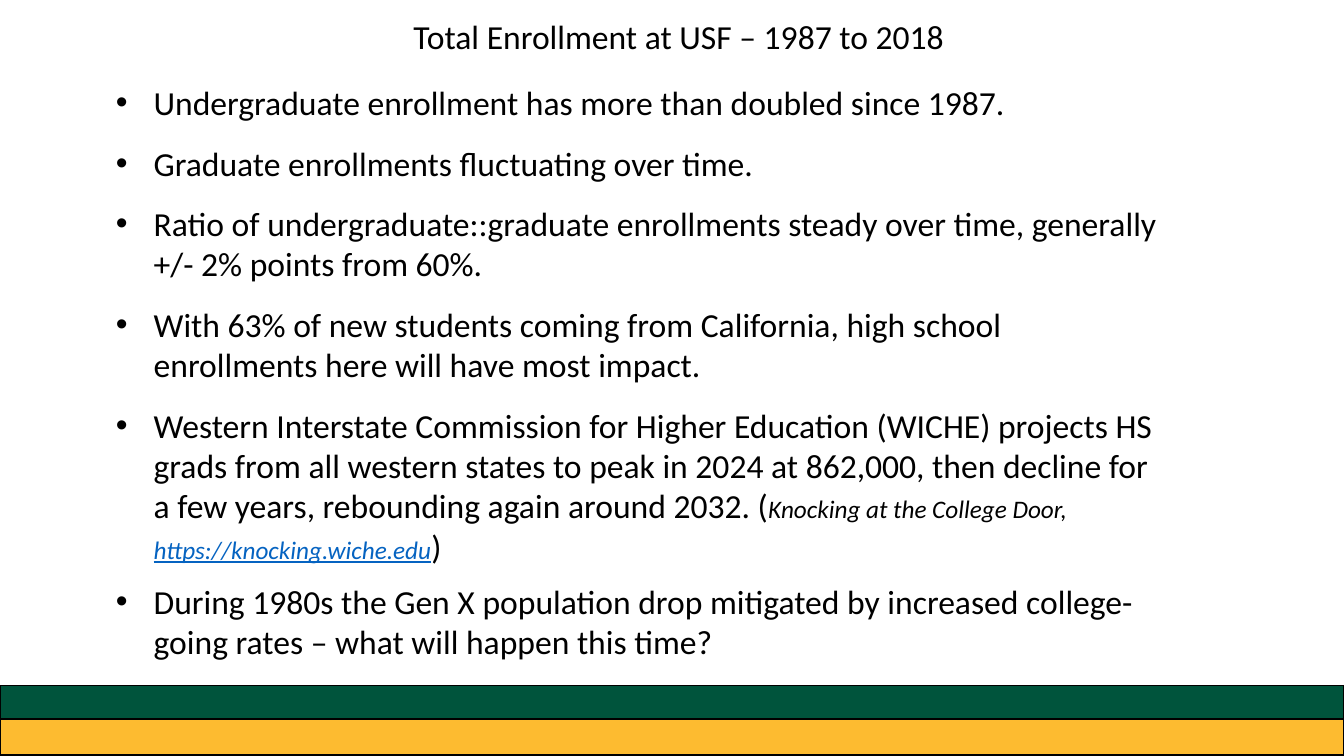
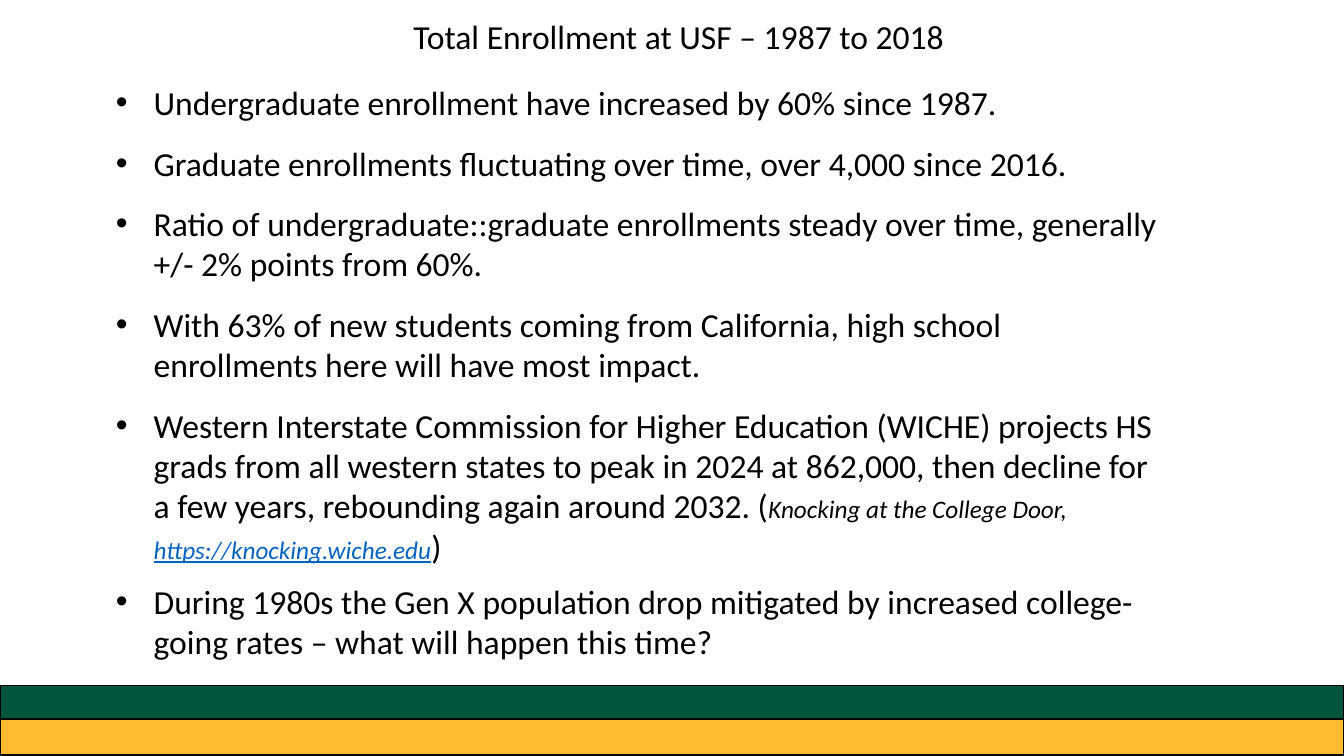
Before and after one commit to greg-dubrow/USF-talk-February-2020, a slide deck: slide 10 of usf_presentation_0220_gdubrow.pptx. Drawn at 1344x756 pixels with LibreOffice and Linux fonts; fonts in the diff are those of the drawing. Boxes give left, top, right and bottom in pixels: in the first picture for what was removed or moved away, otherwise in the second. Text is boxed around its words. In the diff, an @@ line names an element or a change of style, - is before the commit and + after.

Commit message:
fixed academic years in enrol & tuition

```diff
--- a/usf_presentation_0220_gdubrow.pptx
+++ b/usf_presentation_0220_gdubrow.pptx
@@ text at [154, 91, 1067, 182]: text changed @@
-• Undergraduate enrollment has more than doubled since 1987.
-• Graduate enrollments fluctuating over time.
+• Undergraduate enrollment have increased by 60% since 1987.
+• Graduate enrollments fluctuating over time, over 4,000 since 2016.
```
Also in this commit, not shown: 2 other slides changed, 6 other files.
